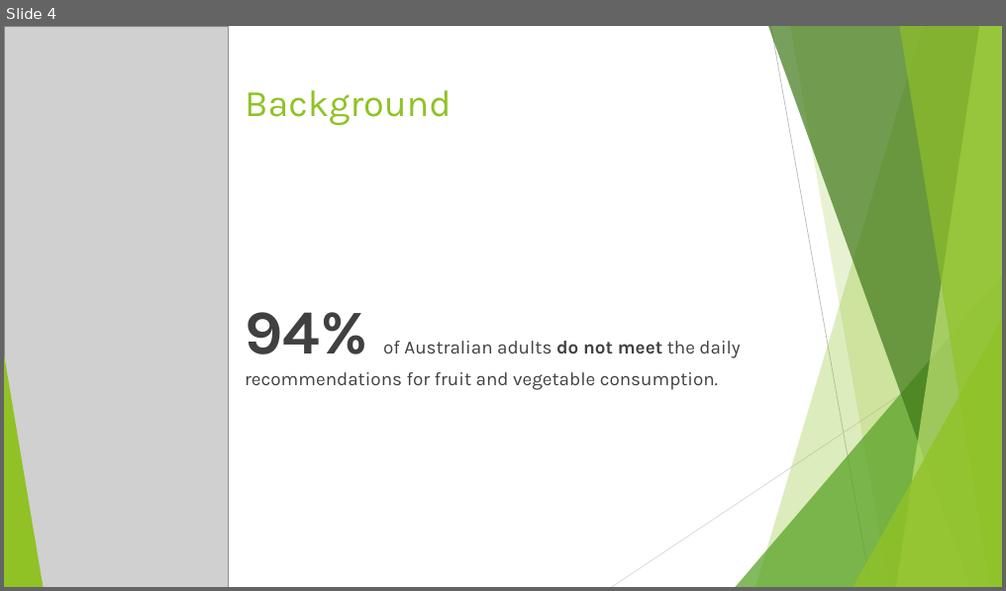
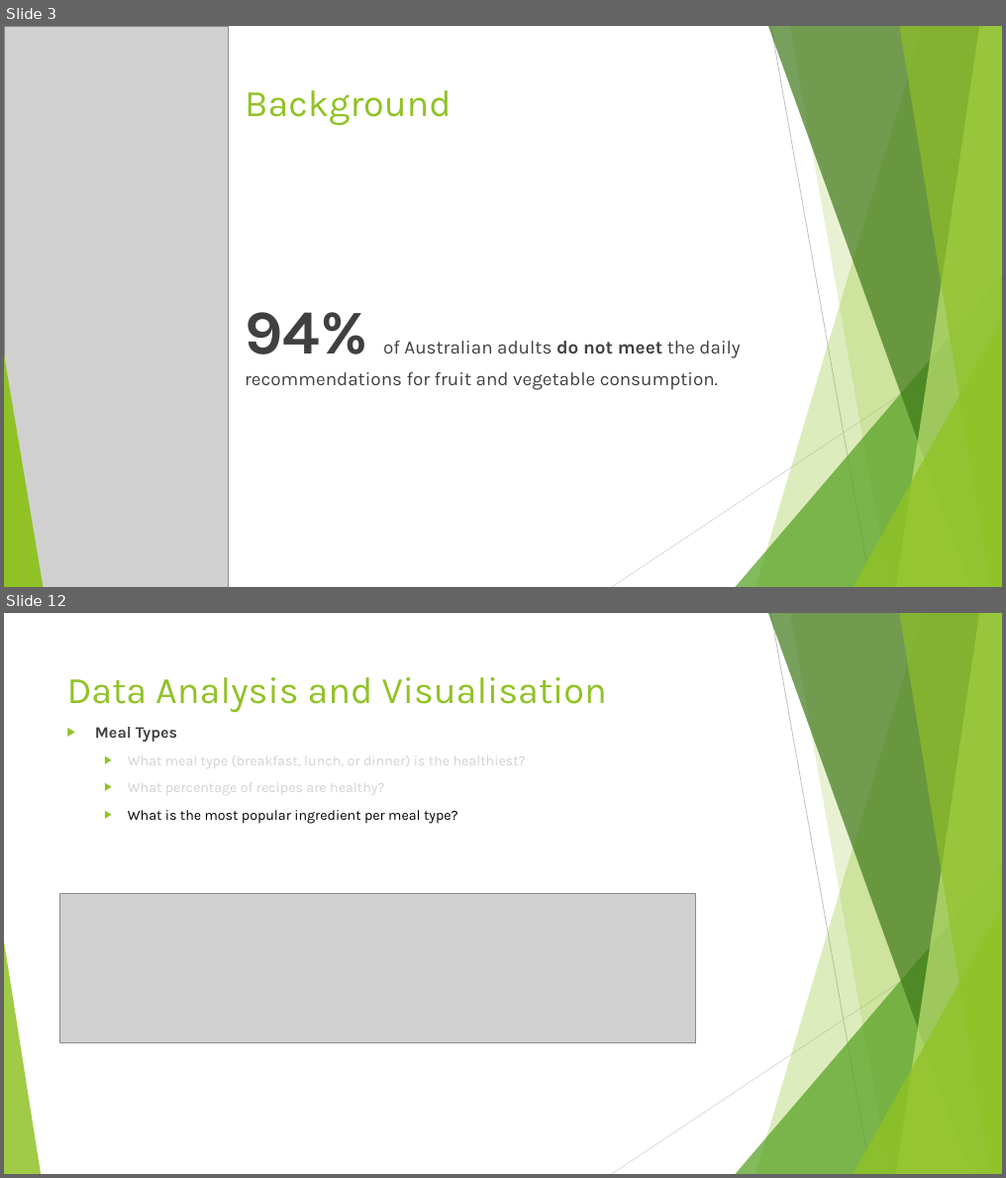
Before and after one commit to alyssahondrade/Project1, a slide deck: Slide Deck.pptx. Shown one above the other, each under a label of ours: slide 4 before the commit, slides 3 and 12 after it; the slides between them are not shown. The pictures are 1006x591 and 1006x1178 pixels, drawn with LibreOffice and Linux fonts; fonts in the diff are those of the drawing; grey boxes stand for pictures. Boxes give left, top, right and bottom in pixels: in the first picture for what was removed or moved away, otherwise in the second. Text is boxed around its words. In the diff, an @@ line names an element or a change of style, - is before the commit and + after.

```diff
--- a/Slide Deck.pptx
+++ b/Slide Deck.pptx
@@ slide 12 added at bbox=[4, 613, 1002, 1174], background #FFFFFF; not listed: 10 template elements that a slide beside it also shows @@
@@ title added at bbox=[67, 677, 607, 713], 36 pt, text #90C226 @@
+Data Analysis and Visualisation
@@ text added at bbox=[95, 727, 526, 824], 13.6 pt, text #D3D3D3 @@
+▶ Meal Types
+  ▶ What meal type (breakfast, lunch, or dinner) is the healthiest?
+  ▶ What percentage of recipes are healthy?
+  ▶ What is the most popular ingredient per meal type?
@@ picture added at bbox=[59, 894, 696, 1043] @@
@@ what was slide 4 is now slide 3 @@
```
Also in this commit, not shown: 6 slides changed, 6 other slides added, 1 slide removed, 5 other files.
